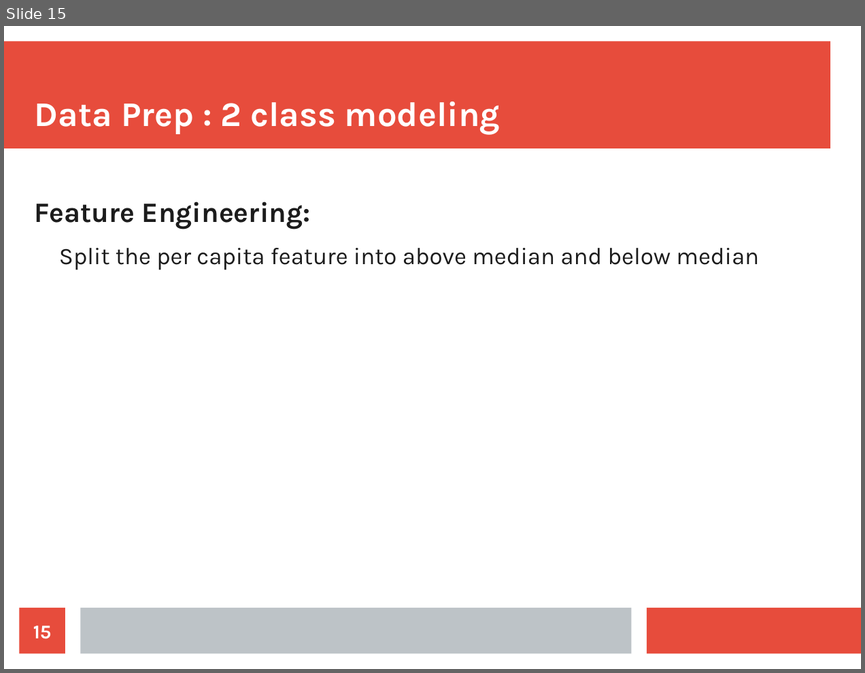
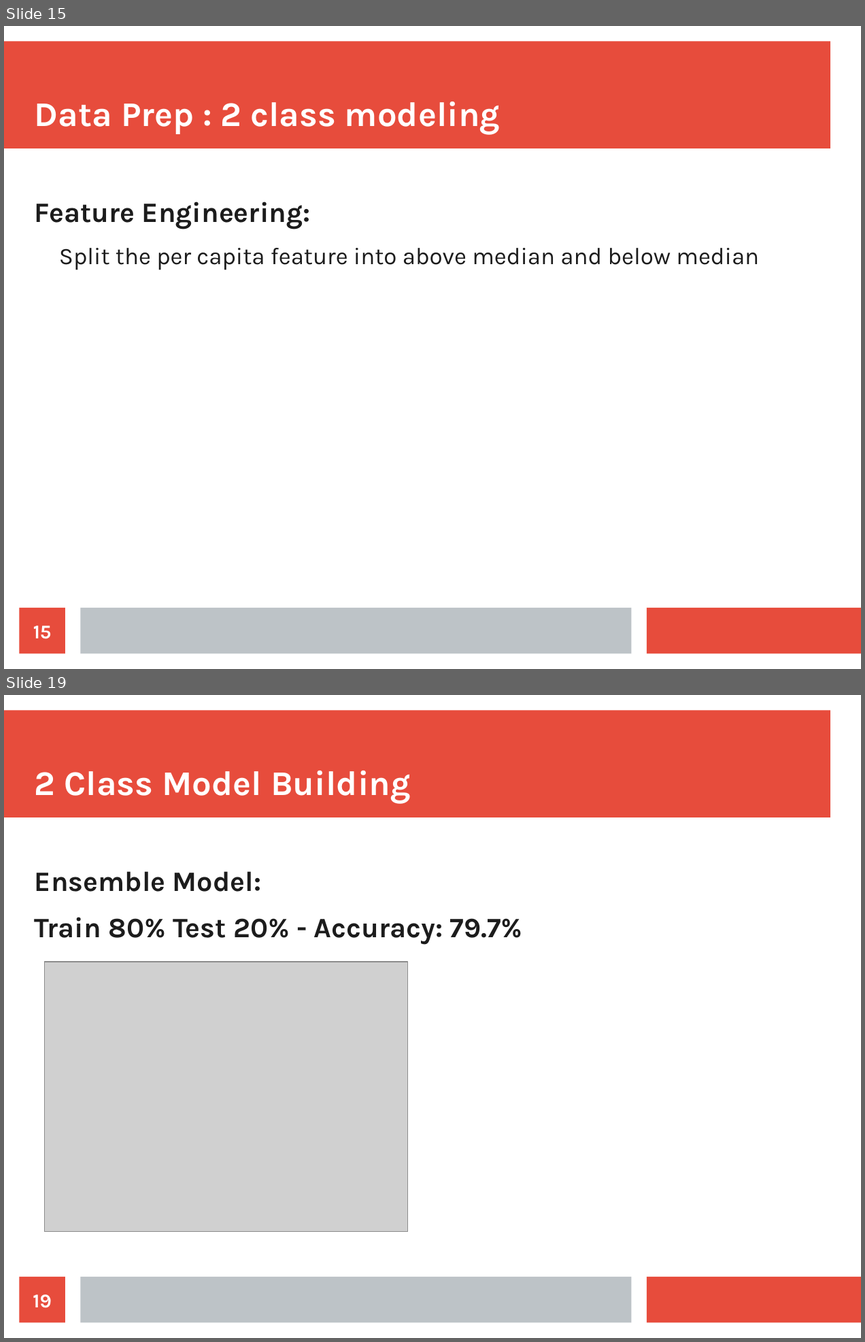
Before and after one commit to gurkpet/Solar-Panel-Market-Modeling, a slide deck: Solar Panel Market Modeling Presentation.odp. Shown one above the other, each under a label of ours: slide 15 before the commit, slides 15 and 19 after it; the slides between them are not shown. The pictures are 865x673 and 865x1342 pixels, drawn with LibreOffice and Linux fonts; fonts in the diff are those of the drawing; grey boxes stand for pictures. Boxes give left, top, right and bottom in pixels: in the first picture for what was removed or moved away, otherwise in the second. Text is boxed around its words. In the diff, an @@ line names an element or a change of style, - is before the commit and + after.

```diff
--- a/Solar Panel Market Modeling Presentation.odp
+++ b/Solar Panel Market Modeling Presentation.odp
@@ slide 19 added at (4, 695, 861, 1338), background #FFFFFF; not listed: 3 template elements that a slide beside it also shows @@
@@ title added at (35, 770, 411, 803), 32 pt, text #FFFFFF, bold @@
+2 Class Model Building
@@ text added at (35, 871, 523, 945), 26 pt, text #1C1C1C, bold @@
+Ensemble Model:
+Train 80% Test 20% - Accuracy: 79.7%
@@ picture added at (44, 962, 409, 1232) @@
@@ page number added at (20, 1276, 65, 1323), fill #E74C3C, 18 pt, text #FFFFFF, bold @@
+19
```
Also in this commit, not shown: 16 slides changed, 1 other file.
